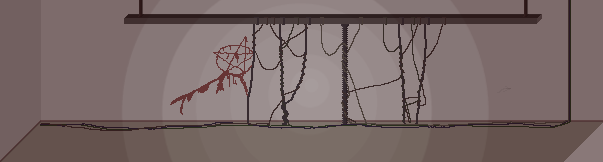
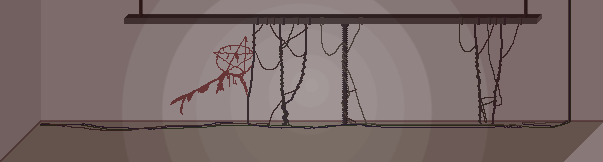
Layers edited between the first and the second 603 x 162 image:
painted on "temple_background" over [left=357, top=17, right=522, bottom=128]
